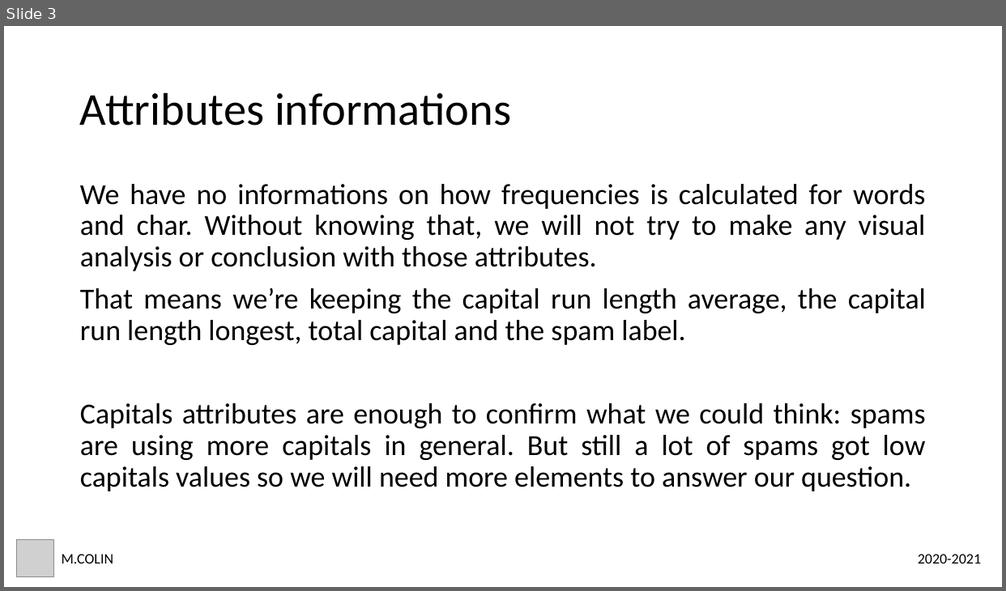
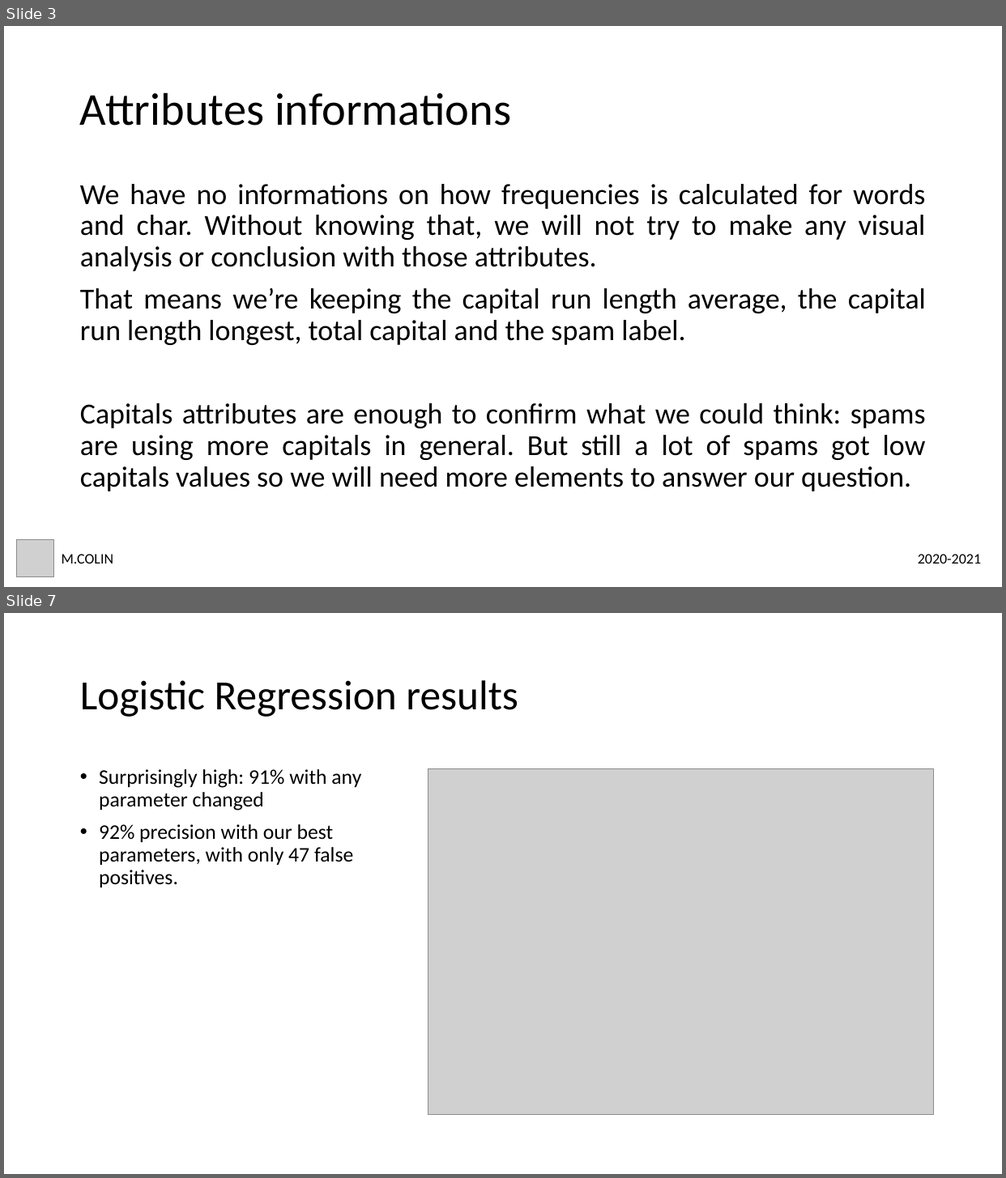
Before and after one commit to mattcln/Spambase-dataset, a slide deck: Spambase analysis.pptx. Shown one above the other, each under a label of ours: slide 3 before the commit, slides 3 and 7 after it; the slides between them are not shown. The pictures are 1006x591 and 1006x1178 pixels, drawn with LibreOffice and Linux fonts; fonts in the diff are those of the drawing; grey boxes stand for pictures. Boxes give left, top, right and bottom in pixels: in the first picture for what was removed or moved away, otherwise in the second. Text is boxed around its words. In the diff, an @@ line names an element or a change of style, - is before the commit and + after.

```diff
--- a/Spambase analysis.pptx
+++ b/Spambase analysis.pptx
@@ slide 7 added at <box>4,613,1002,1174</box>, background #FFFFFF @@
@@ title added at <box>80,680,518,717</box>, 40 pt, text #000000 @@
+Logistic Regression results
@@ text added at <box>99,769,361,888</box>, 20 pt, text #000000 @@
+• Surprisingly high: 91% with any parameter changed
+• 92% precision with our best parameters, with only 47 false positives.
@@ picture added at <box>428,769,934,1114</box> @@
```
Also in this commit, not shown: 2 slides changed, 4 other slides added, 1 other file.
